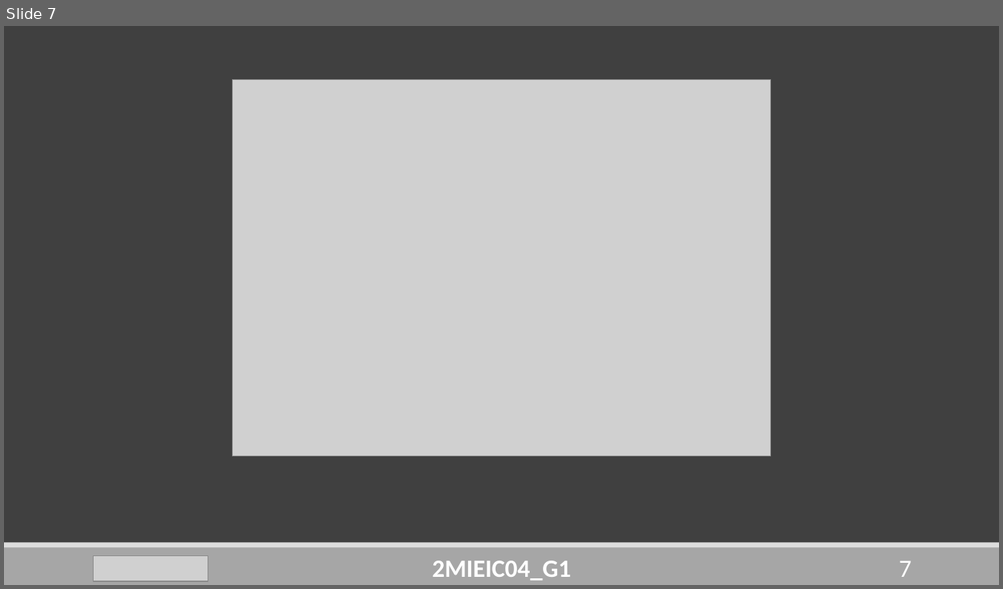
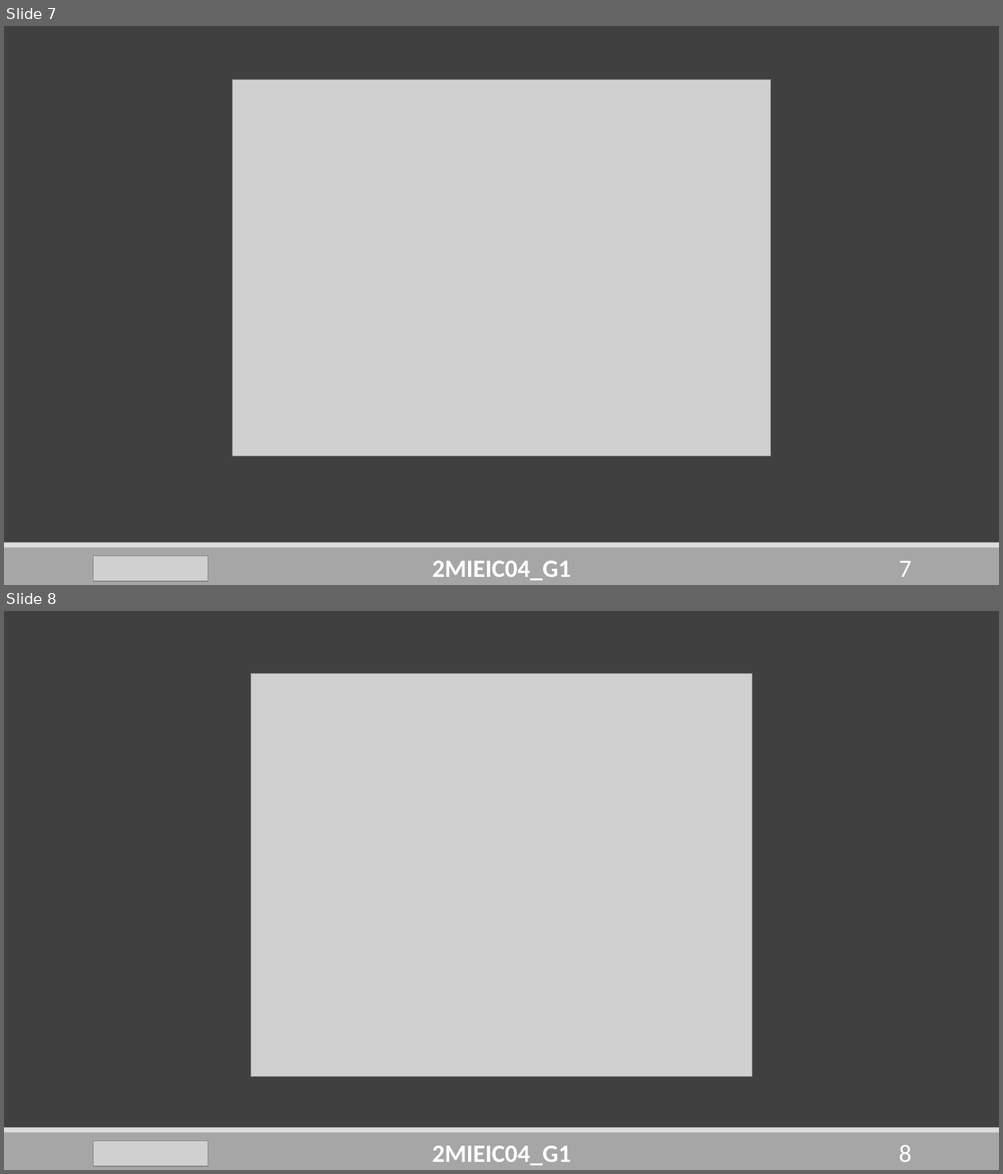
Before and after one commit to DoStini/FEUP-AEDA-proj, a slide deck: StreamZ_Apresentation4.pptx. Shown one above the other, each under a label of ours: slide 7 before the commit, slides 7 and 8 after it. The pictures are 1003x589 and 1003x1174 pixels, drawn with LibreOffice and Linux fonts; fonts in the diff are those of the drawing; grey boxes stand for pictures. Boxes give left, top, right and bottom in pixels: in the first picture for what was removed or moved away, otherwise in the second. Text is boxed around its words. In the diff, an @@ line names an element or a change of style, - is before the commit and + after.

```diff
--- a/StreamZ_Apresentation4.pptx
+++ b/StreamZ_Apresentation4.pptx
@@ slide 8 added at box(4, 611, 999, 1170), background #404040; not listed: 3 template elements that a slide beside it also shows @@
@@ picture added at box(251, 674, 752, 1077) @@
@@ line added from (66, 753) to (919, 753), #404040 1 pt @@
@@ picture added at box(94, 1142, 208, 1167) @@
@@ text added at box(432, 1146, 571, 1166), 24 pt, text #FFFFFF, bold @@
+2MIEIC04_G1
@@ page number added at box(899, 1145, 911, 1162), 24 pt, text #FFFFFF @@
+8
```
Also in this commit, not shown: 2 slides changed.
